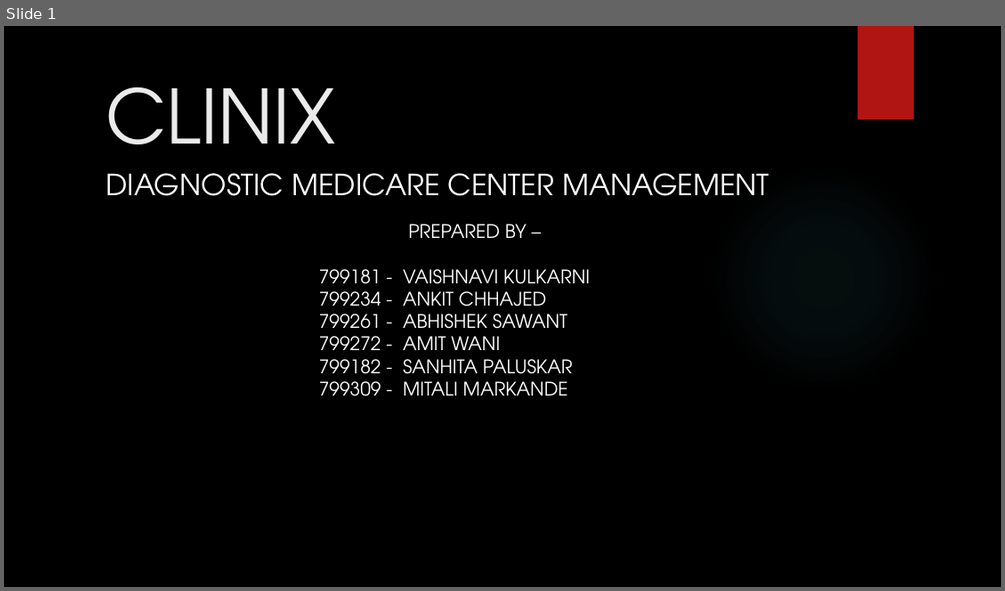
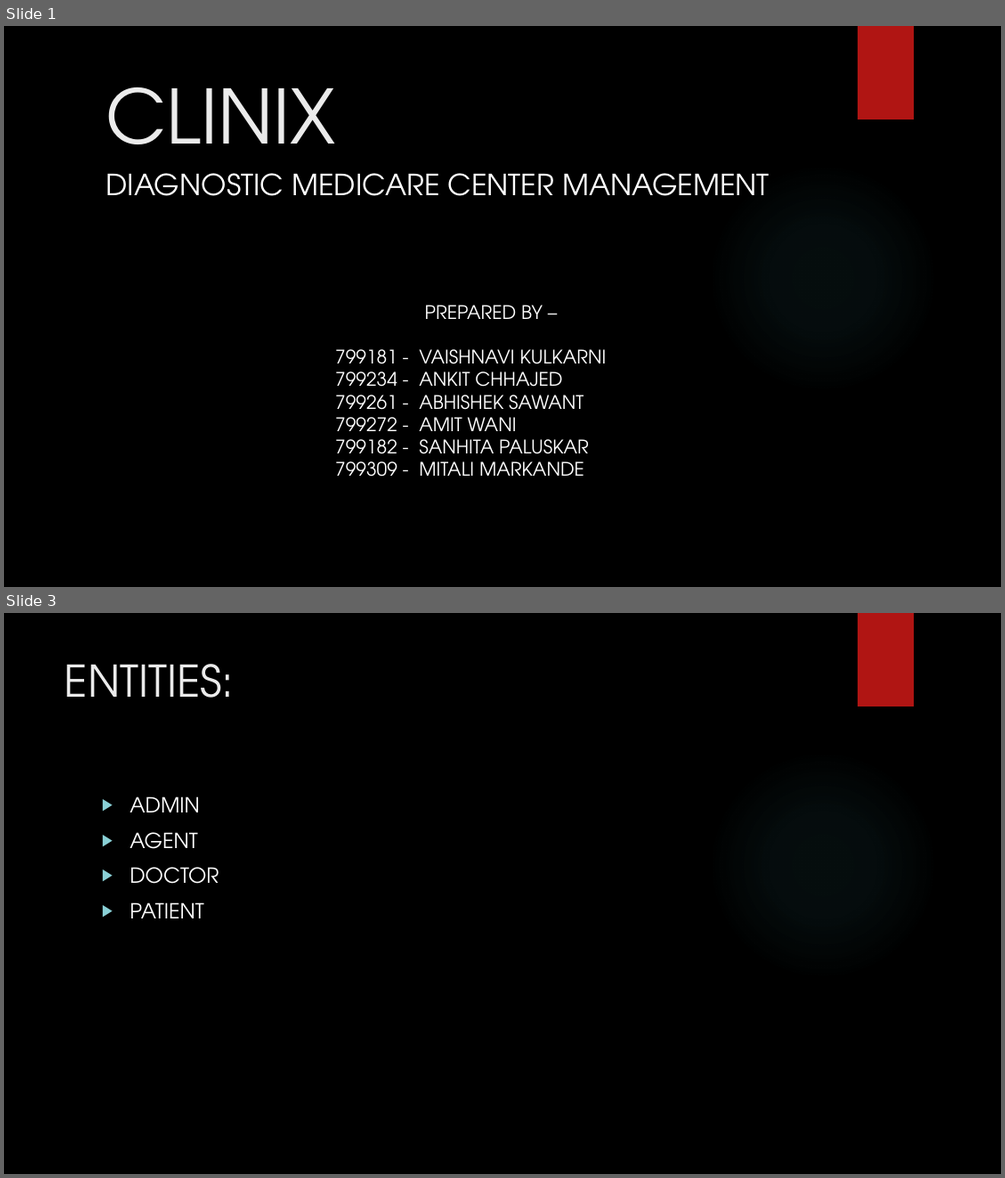
Before and after one commit to mtwn105/clinix, a slide deck: Clinix.pptx. Shown one above the other, each under a label of ours: slide 1 before the commit, slides 1 and 3 after it; the slides between them are not shown. The pictures are 1005x591 and 1005x1178 pixels, drawn with LibreOffice and Linux fonts; fonts in the diff are those of the drawing; background and template pictures are left out. Boxes give left, top, right and bottom in pixels: in the first picture for what was removed or moved away, otherwise in the second. Text is boxed around its words. In the diff, an @@ line names an element or a change of style, - is before the commit and + after.

```diff
--- a/Clinix.pptx
+++ b/Clinix.pptx
@@ slide 3 added at <box>4,613,1001,1174</box>, background picture (left out); not listed: 2 template elements that a slide beside it also shows @@
@@ title added at <box>65,664,235,698</box>, 42 pt, text #EBEBEB @@
+ENTITIES:
@@ text added at <box>129,796,218,918</box>, 20 pt, text #FFFFFF @@
+▶ ADMIN
+▶ AGENT
+▶ DOCTOR
+▶ PATIENT
@@ slide 1 changed as well @@
@@ text "PREPARED BY –": place and size @@
-text "PREPARED BY –" at <box>319,224,590,396</box>
+text "PREPARED BY –" at <box>335,305,607,476</box>
```
Also in this commit, not shown: 6 other slides added.
